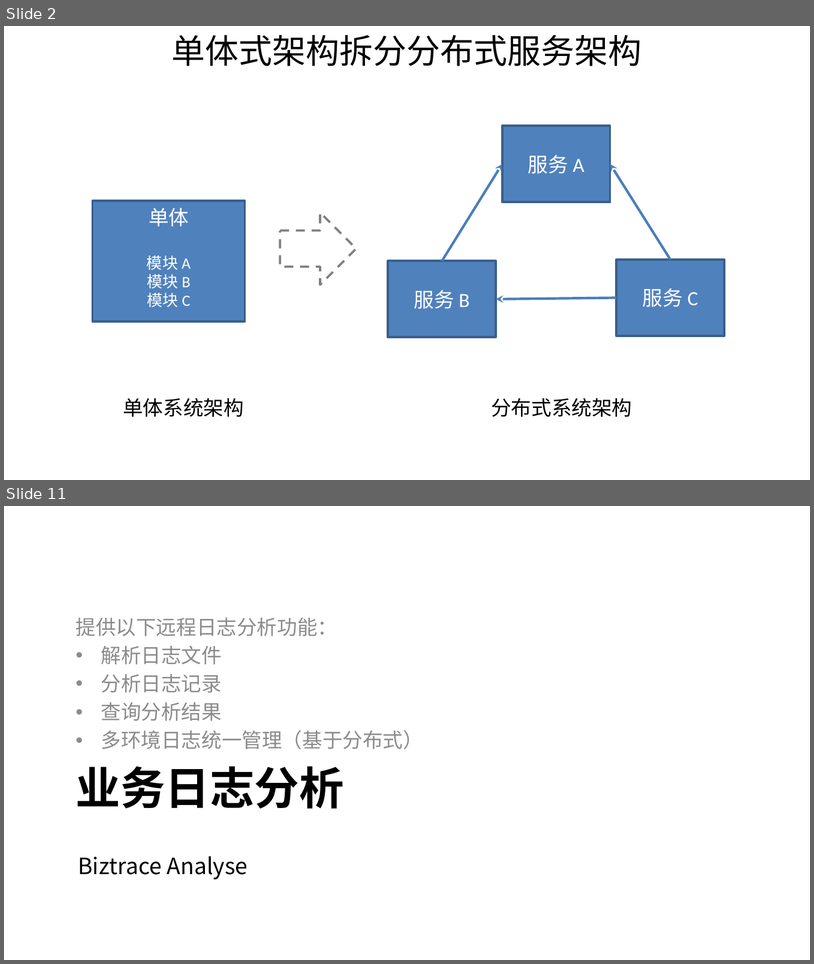
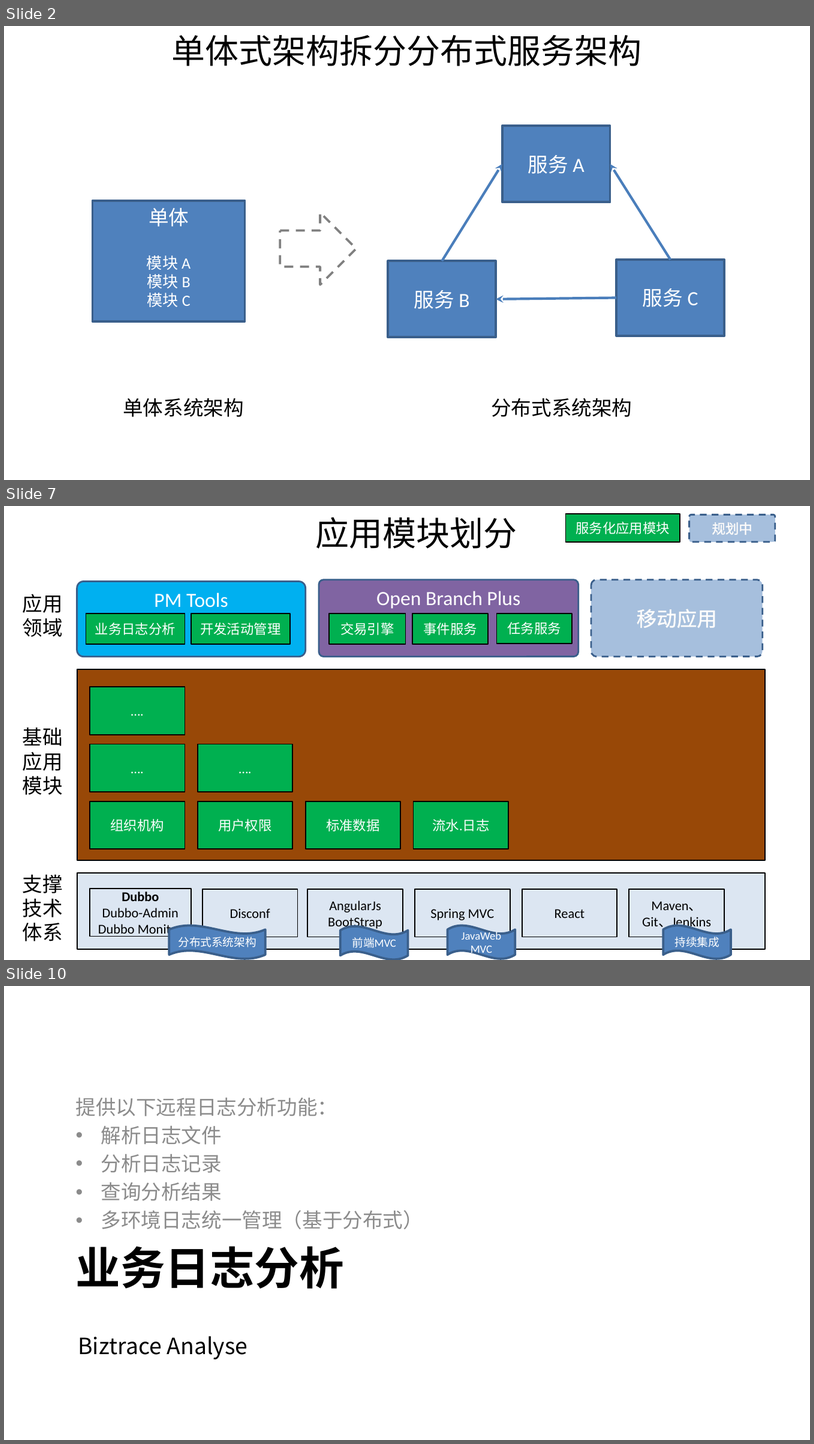
Before and after one commit to shiyunlai/tistools, a slide deck: TIStools.pptx. Shown one above the other, each under a label of ours: slides 2 and 11 before the commit, slides 2, 7 and 10 after it; the slides between them are not shown. The pictures are 814x964 and 814x1444 pixels, drawn with LibreOffice and Linux fonts; fonts in the diff are those of the drawing. Boxes give left, top, right and bottom in pixels: in the first picture for what was removed or moved away, otherwise in the second. Text is boxed around its words. In the diff, an @@ line names an element or a change of style, - is before the commit and + after.

```diff
--- a/TIStools.pptx
+++ b/TIStools.pptx
@@ slide 7 added at (4,506,810,960), background #FFFFFF @@
@@ text added at (316,517,518,549), 30 pt, text #000000 @@
+应用模块划分
@@ rectangle added at (566,513,681,541), fill #00B050, outline #000000 1 pt, 12 pt, text #FFFFFF @@
+服务化应用模块
@@ rounded rectangle added at (689,515,776,542), fill #4F81BD at 50% opacity, outline #3A5F8C 1.5 pt dashed, 12 pt, text #FFFFFF @@
+规划中
@@ text added at (23,594,63,637), 18 pt, text #000000 @@
+应用
+领域
@@ rounded rectangle added at (77,581,306,656), fill #00B0F0, outline #3A5F8C 1.5 pt, 18 pt, text #FFFFFF @@
+PM Tools
@@ rounded rectangle added at (320,579,579,656), fill #8064A2, outline #3A5F8C 1.5 pt, 18 pt, text #FFFFFF @@
+Open Branch Plus
@@ rounded rectangle added at (591,579,763,656), fill #4F81BD at 50% opacity, outline #3A5F8C 1.5 pt dashed, 18 pt, text #FFFFFF @@
+移动应用
@@ rectangle added at (86,613,185,644), fill #00B050, outline #000000 1 pt, 12 pt, text #FFFFFF @@
+业务日志分析
@@ rectangle added at (191,613,290,644), fill #00B050, outline #000000 1 pt, 12 pt, text #FFFFFF @@
+开发活动管理
@@ rectangle added at (330,613,407,644), fill #00B050, outline #000000 1 pt, 12 pt, text #FFFFFF @@
+交易引擎
@@ rectangle added at (413,613,489,644), fill #00B050, outline #000000 1 pt, 12 pt, text #FFFFFF @@
+事件服务
@@ rectangle added at (497,613,573,644), fill #00B050, outline #000000 1 pt, 12 pt, text #FFFFFF @@
+任务服务
@@ rectangle added at (77,670,766,860), fill #984807, outline #000000 1 pt @@
@@ rectangle added at (89,687,185,734), fill #00B050, outline #000000 1 pt, 12 pt, text #FFFFFF @@
+….
@@ text added at (23,727,63,795), 18 pt, text #000000 @@
+基础
+应用
+模块
@@ rectangle added at (89,744,185,792), fill #00B050, outline #000000 1 pt, 12 pt, text #FFFFFF @@
+….
@@ rectangle added at (198,744,293,792), fill #00B050, outline #000000 1 pt, 12 pt, text #FFFFFF @@
+….
@@ rectangle added at (89,801,185,849), fill #00B050, outline #000000 1 pt, 12 pt, text #FFFFFF @@
+组织机构
@@ rectangle added at (198,801,293,849), fill #00B050, outline #000000 1 pt, 12 pt, text #FFFFFF @@
+用户权限
@@ rectangle added at (306,801,401,849), fill #00B050, outline #000000 1 pt, 12 pt, text #FFFFFF @@
+标准数据
@@ rectangle added at (414,801,509,849), fill #00B050, outline #000000 1 pt, 12 pt, text #FFFFFF @@
+流水.日志
@@ text added at (23,874,63,941), 18 pt, text #000000 @@
+支撑
+技术
+体系
@@ rectangle added at (77,873,766,949), fill #DCE6F2, outline #000000 1 pt @@
@@ rectangle added at (89,888,191,936), fill #DCE6F2, outline #000000 1 pt, 12 pt, text #000000 @@
+Dubbo
+Dubbo-Admin
+Dubbo Monitor
@@ rectangle added at (203,889,297,937), fill #DCE6F2, outline #000000 1 pt, 12 pt, text #000000 @@
+Disconf
@@ rectangle added at (308,889,403,937), fill #DCE6F2, outline #000000 1 pt, 12 pt, text #000000 @@
+AngularJs
+BootStrap
@@ rectangle added at (415,889,510,937), fill #DCE6F2, outline #000000 1 pt, 12 pt, text #000000 @@
+Spring MVC
@@ rectangle added at (522,889,618,937), fill #DCE6F2, outline #000000 1 pt, 12 pt, text #000000 @@
+React
@@ rectangle added at (630,889,725,937), fill #DCE6F2, outline #000000 1 pt, 12 pt, text #000000 @@
+Maven、
+Git、Jenkins
@@ wave added at (170,925,265,959), fill #4F81BD, outline #3A5F8C 2 pt, 10 pt, text #FFFFFF @@
+分布式系统架构
@@ wave added at (340,926,408,960), fill #4F81BD, outline #3A5F8C 2 pt, 10 pt, text #FFFFFF @@
+前端MVC
@@ wave added at (447,925,515,959), fill #4F81BD, outline #3A5F8C 2 pt, 10 pt, text #FFFFFF @@
+JavaWeb MVC
@@ wave added at (663,925,731,959), fill #4F81BD, outline #3A5F8C 2 pt, 10 pt, text #FFFFFF @@
+持续集成
@@ what was slide 11 is now slide 10 @@
```
Also in this commit, not shown: 9 slides changed, 2 other slides added.
